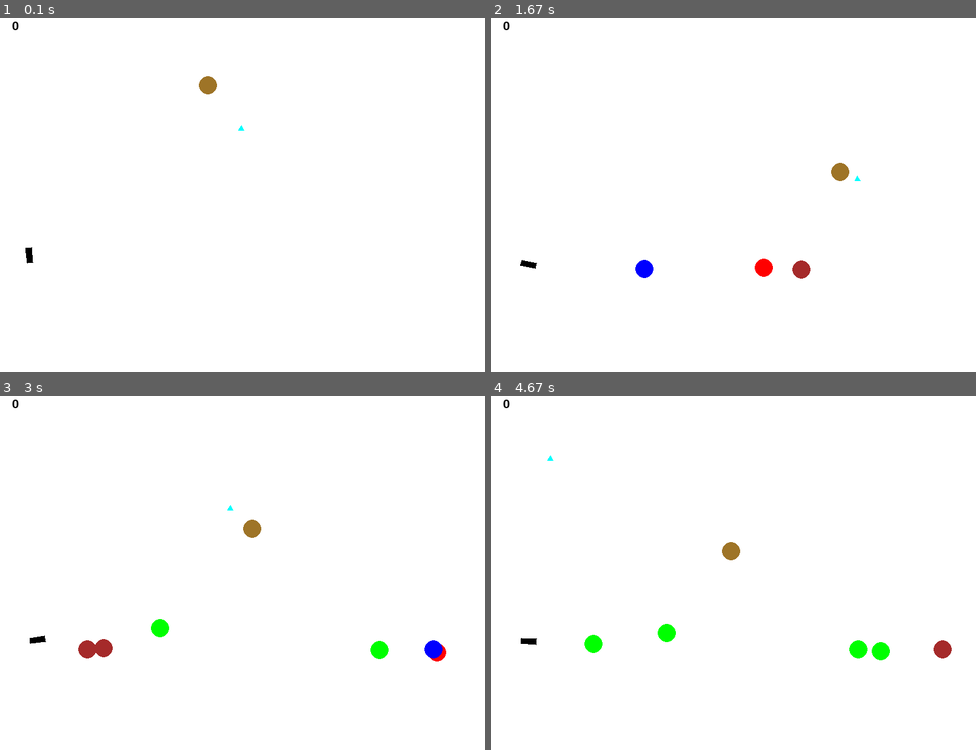
Above: before the commit, frames 1-4 (two rows, left to right).
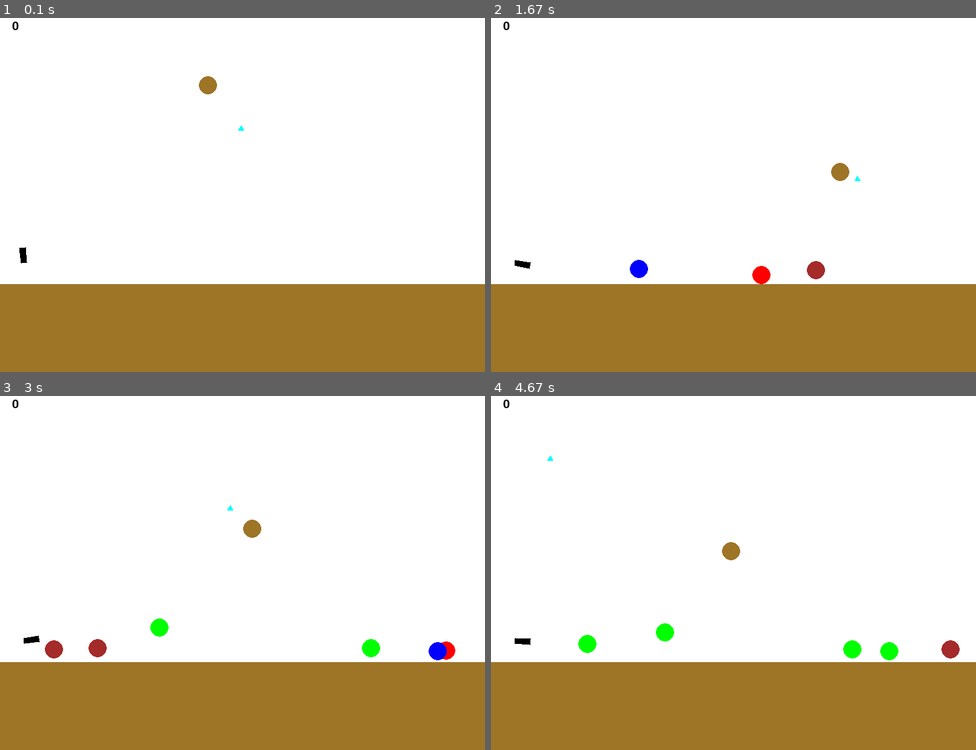
Above: after the commit, the same moments.

Repository: karimvafin/2021_Vafin_infa
Game: pygame game, started from lab5/gun_pygame_part1.py
The game is run twice, just before and just after one commit, with the same random seed, the same clock (stepped at 60 frames per second) and the same inputs.
Inputs (mouse positions are in pixels of both pictures, inside the frame that each line leads up to):
- Up to frame 1 (0.1 s): no input
- Up to frame 2 (1.67 s): press the mouse at (888, 180) at 0.37 s; move the mouse to (811, 198) at 0.47 s; release the mouse at (733, 212) at 0.6 s; hold Right 0.67-1.13 s; click (617, 191) at 0.75 s; hold Right 1.17-1.63 s; click (583, 276) at 1.25 s
- Up to frame 3 (3 s): hold Left 1.67-2.2 s; click (300, 601) at 1.75 s; hold Left 2.23-2.63 s; click (126, 495) at 2.32 s; hold Right from 2.67 s (still down); click (247, 604) at 2.75 s
- Up to frame 4 (4.67 s): release Right at 3.3 s; hold Left 3.33-3.8 s; click (917, 703) at 3.42 s; hold Right 3.83-4.3 s; click (655, 449) at 3.92 s; hold Right from 4.33 s (still down); click (903, 665) at 4.42 s

The runs differ from the first frame. In frame 1, 25% of the frame differs, in the area x 0-100%, y 64-100%; in frame 2, 25%; in frame 3, 26%, in the area x 0-100%, y 62-100%; in frame 4, 25%.

Commit message:
added one more gun and modified its rotation

Diff:
--- a/lab5/classes.py
+++ b/lab5/classes.py
@@ -105,35 +105,48 @@
 
 class Gun:
 
-    def __init__(self, is_tank):
+    def __init__(self, x, is_tank, orient='Right', active=False):
         self.position = [0, 0]  # position of mouse
         self.f2_power = 1
         self.f2_on = 0
-        self.an = 1
+        self.orient = orient
+        if self.orient == 'Right':
+            self.an = 1
+        else:
+            self.an = 2.14
         self.color = BLACK
         self.hit = False
-        self.r = 40
-        self.x = 50
+        self.r = 40  # this field is for checking the collision
+        self.x = x
         self.y = 420
-        self.A = (self.x - 10 * math.sin(self.an), self.y - 10 * math.cos(self.an))
-        self.B = (self.x + 10 * math.sin(self.an), self.y + 10 * math.cos(self.an))
-        self.C = (self.x + self.f2_power * 100 * math.cos(self.an) + 10 * math.sin(self.an), self.y - self.f2_power
-                  * 100 * math.sin(self.an) + 10 * math.cos(self.an))
-        self.D = (self.x + self.f2_power * 100 * math.cos(self.an) - 10 * math.sin(self.an), self.y - self.f2_power
-                  * 100 * math.sin(self.an) - 10 * math.cos(self.an))
-        self.type = is_tank
+        self.A = (self.x - 5 * math.sin(self.an), self.y - 5 * math.cos(self.an))
+        self.B = (self.x + 5 * math.sin(self.an), self.y + 5 * math.cos(self.an))
+        self.C = (self.x + self.f2_power * 25 * math.cos(self.an) + 5 * math.sin(self.an), self.y - self.f2_power
+                  * 25 * math.sin(self.an) + 5 * math.cos(self.an))
+        self.D = (self.x + self.f2_power * 25 * math.cos(self.an) - 5 * math.sin(self.an), self.y - self.f2_power
+                  * 25 * math.sin(self.an) - 5 * math.cos(self.an))
+        self.type = is_tank  # if True it is a tank
         self.hp = 100
+        self.active = active
 
     def move_gun(self):
         """
         Moves the gun in dependence of keys
         :return:
         """
-        if pygame.key.get_pressed()[pygame.K_LEFT]:
+        if pygame.key.get_pressed()[pygame.K_LEFT] and self.x > 50:
             self.x -= 3
-        if pygame.key.get_pressed()[pygame.K_RIGHT]:
+            if self.orient == 'Right':
+                self.an = 3.14 - self.an
+            self.orient = 'Left'
+        if pygame.key.get_pressed()[pygame.K_RIGHT] and self.x < 750:
             self.x += 3
-        self.draw_gun()
+            if self.orient != 'Right':
+                self.an = 3.14 - self.an
+            self.orient = 'Right'
+
+    def activation(self):
+        self.active = not self.active
 
     def draw_gun(self):
         """
@@ -142,11 +155,18 @@
         """
         pygame.draw.polygon(screen, self.color, (self.C, self.D, self.A, self.B))
         if self.type:
-            pygame.draw.polygon(screen, self.color, ((self.x + 10, self.y - 10), (self.x + 15, self.y + 10),
-                                                     (self.x - 50, self.y + 10), (self.x - 45, self.y - 10)))
-            pygame.draw.polygon(screen, self.color, ((self.x - 60, self.y + 10), (self.x + 40, self.y + 10),
-                                                     (self.x + 50, self.y + 20),
-                                                     (self.x + 45, self.y + 35), (self.x - 55, self.y + 35)))
+            if self.orient == 'Right':
+                pygame.draw.polygon(screen, self.color, ((self.x + 10, self.y - 10), (self.x + 15, self.y + 10),
+                                                        (self.x - 50, self.y + 10), (self.x - 45, self.y - 10)))
+                pygame.draw.polygon(screen, self.color, ((self.x - 60, self.y + 10), (self.x + 40, self.y + 10),
+                                                        (self.x + 50, self.y + 20),
+                                                        (self.x + 45, self.y + 35), (self.x - 55, self.y + 35)))
+            if self.orient == 'Left':
+                pygame.draw.polygon(screen, self.color, ((self.x - 10, self.y - 10), (self.x - 15, self.y + 10),
+                                                         (self.x + 50, self.y + 10), (self.x + 45, self.y - 10)))
+                pygame.draw.polygon(screen, self.color, ((self.x + 60, self.y + 10), (self.x - 40, self.y + 10),
+                                                         (self.x - 50, self.y + 20),
+                                                         (self.x - 45, self.y + 35), (self.x + 55, self.y + 35)))
 
     def fire2_start(self):
         self.f2_on = 1
@@ -164,21 +184,41 @@
         self.f2_on = 0
         self.f2_power = 1
 
-    def targetting(self):
-        """
-        Rotates the gun
-        :return:
-        """
-        self.position = pygame.mouse.get_pos()
+    def change_angle(self):
+        an = self.an
         if not self.type and self.position[0] - self.x != 0 and self.position[0] < self.x:
-            self.an = 3.14 - math.atan((self.position[1] - self.y) / (self.position[0] - self.x))
-        if self.position[0] - self.x != 0 and self.position[0] > self.x:
-            self.an = - math.atan((self.position[1] - self.y) / (self.position[0] - self.x))
+            an = 3.14 - math.atan((self.position[1] - self.y) / (self.position[0] - self.x))
+        if self.position[0] - self.x != 0 and self.position[0] > self.x and self.orient == 'Right':
+            an = - math.atan((self.position[1] - self.y) / (self.position[0] - self.x))
+        if self.position[0] - self.x != 0 and self.position[0] < self.x and self.orient == 'Left':
+            an = math.atan((self.position[1] - self.y) / (self.position[0] - self.x))
         if self.position[0] - self.x == 0:
             if self.position[1] > self.y:
-                self.an = -1.57
+                an = -1.57
             if self.position[1] <= self.y:
-                self.an = 1.57
+                an = 1.57
+        if self.orient == 'Right' or not self.type:
+            self.an = an
+        else:
+            self.an = 3.14 - an
+
+    def targetting(self):
+        """
+        Rotates the gun
+        :return:
+        """
+        self.position = pygame.mouse.get_pos()
+        if not self.type:
+            self.change_angle()
+        else:
+            if self.position[0] - self.x != 0:
+                new_an = - math.atan((self.position[1] - self.y) / (self.position[0] - self.x))
+            else:
+                new_an = 1.57
+            if 0 < new_an < 1 and self.orient == 'Right':
+                self.change_angle()
+            if -1 < new_an < 0 and self.orient == 'Left' and self.position[0] < self.x:
+                self.change_angle()
         if self.f2_on:
             self.color = ORANGE
         else:
--- a/lab5/gun_pygame_part1.py
+++ b/lab5/gun_pygame_part1.py
@@ -91,6 +91,7 @@
             finished = True
 
         # updating the screen
+        pygame.draw.polygon(screen, BROWN, ((0, 455), (800, 455), (800, 600), (0, 600)))
         pygame.display.update()
         screen.fill(WHITE)
 
@@ -101,7 +102,7 @@
 t1 = Target('circle')
 t2 = Target('triangle')
 targets = [t1, t2]
-g1 = Gun(False)
+g1 = Gun(40, False)
 text = ''
 points = 0  # counts your hits
 screen = pygame.display.set_mode((800, 600))
--- a/lab5/gun_pygame_part2.py
+++ b/lab5/gun_pygame_part2.py
@@ -7,11 +7,11 @@
 EXIT = False
 
 
-def print_text(txt, color, position, size):
+def print_text(txt, color, position, size, background=WHITE):
     f1 = pygame.font.Font('/Users/karimvafin/opt/anaconda3/pkgs/matplotlib-base-3.3.2-py38h181983e_0/lib/python3.8/'
                           'site-packages/matplotlib/mpl-data/fonts/ttf/DejaVuSansMono-Oblique.ttf', size)
     text1 = f1.render(txt, True,
-                      color, WHITE)
+                      color, background)
 
     screen.blit(text1, position)
 
@@ -30,7 +30,8 @@
     t2.live = 1
     text = ''
     count = 0
-    g1.hp = 100  # setting hp
+    for g in Guns:
+        g.hp = 100
 
     while not finished:
         clock.tick(FPS)
@@ -41,42 +42,24 @@
                 finished = True  # start next game
                 EXIT = True  # exit from the program
             if event.type == pygame.MOUSEBUTTONUP:
-                g1.fire2_end(event)
+                for g in Guns:
+                    if g.active:
+                        g.fire2_end(event)
                 if t1.live or t2.live:
                     bullet += 1
             if event.type == pygame.MOUSEBUTTONDOWN:
-                g1.fire2_start()
-
-        # checking for collision of bombs
-        for b in bombs:
-            b.move()
-            if b.hittest(g1):
-                g1.hit = True
-                b.live = 0
-                if g1.hp > 0:
-                    g1.hp -= 10
-                g1.color = RED
-
-            if b.check_alive():  # deleting bombs
-                b.delete_ball()
-
-        if g1.hit:  # timer for YELLOW color of tank
-            count += 1
-            if count == 15:
-                g1.hit = False
-                count = 0
-
-        # drawing objects and text
-        for t in targets:
-            t.draw_target()
-            t.move()
-        g1.targetting()
-        g1.power_up()
-        g1.move_gun()
+                for g in Guns:
+                    if g.active:
+                        g.fire2_start()
+            if event.type == pygame.KEYDOWN:
+                if event.key == pygame.K_SPACE:
+                    for g in Guns:
+                        g.activation()
 
         print_text(text, BLACK, (200, 200), 20)
         print_text('Your points: ' + str(points), BLACK, (20, 20), 20)
-        print_text('Your HP: ' + str(g1.hp), BLACK, (20, 40), 20)
+        print_text('HP1: ' + str(g1.hp), BLACK, (20, 50), 20)
+        print_text('HP2: ' + str(g2.hp), BLACK, (20, 80), 20)
 
         # processing bullets
         for b in balls:
@@ -99,14 +82,47 @@
             count = 0
             finished = True
 
-        if g1.hp == 0:  # if you died
+        if g1.hp == 0 and g2.hp == 0:  # if you died
             count += 1
             text = 'YOU DIED'
-            print_text(text, BLACK, (150, 200), 100)
+            print_text(text, RED, (150, 200), 100)
             if count == 149:
                 points = 0
 
+        # checking for collision of bombs
+        for b in bombs:
+            b.move()
+            for g in Guns:
+                if b.hittest(g):
+                    g.hit = True
+                    b.live = 0
+                    if g.hp > 0:
+                        g.hp -= 10
+                    g.color = RED
+
+            if b.check_alive():  # deleting bombs
+                b.delete_ball()
+
+        for g in Guns:
+            if g.hit:  # timer for RED color of tank
+                count += 1
+                if count == 15:
+                    g.hit = False
+                    count = 0
+            if g.hp != 0:
+                if g.active:
+                    g.targetting()
+                    g.move_gun()
+                g.draw_gun()
+                g.power_up()
+
+        # drawing objects and text
+        for t in targets:
+            t.draw_target()
+            t.move()
+
         pygame.draw.polygon(screen, BROWN, ((0, 455), (800, 455), (800, 600), (0, 600)))
+        print_text('Press SPACE to change the tank', BLACK, (300, 550), 15, BROWN)
         pygame.display.update()
         screen.fill(WHITE)
 
@@ -117,7 +133,11 @@
 t1 = Target('circle')
 t2 = Target('triangle')
 targets = [t2, t1]
-g1 = Gun(True)
+g1 = Gun(80, True, 'Right')
+g2 = Gun(700, True, 'Left')
+Guns = [g1, g2]
+g1.active = True
+g2.active = False
 count = 0
 text = ''
 points = 0
